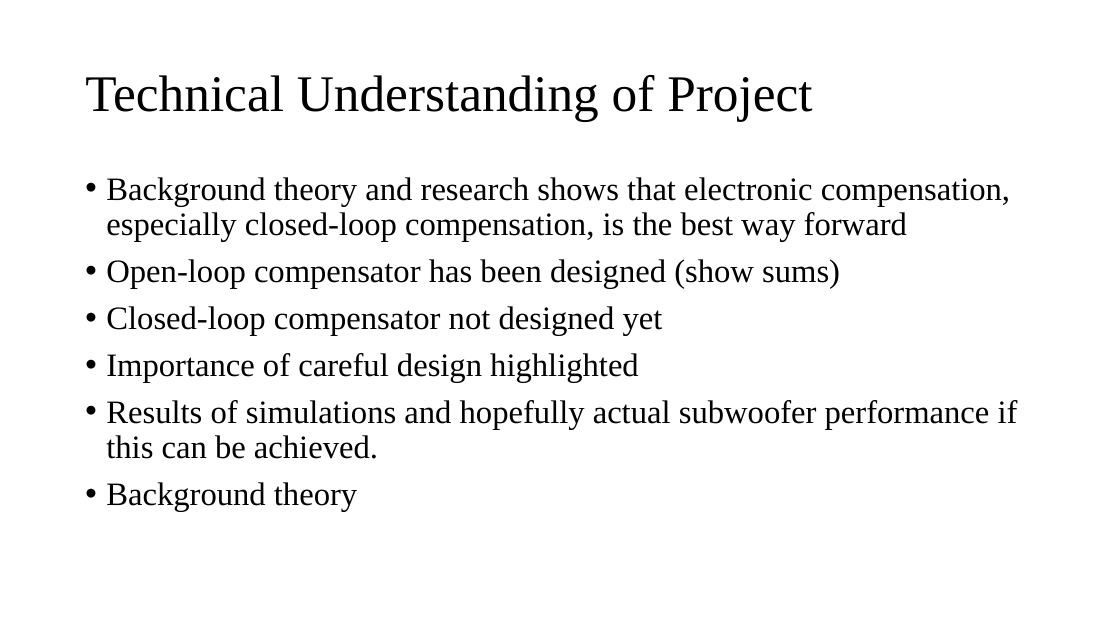
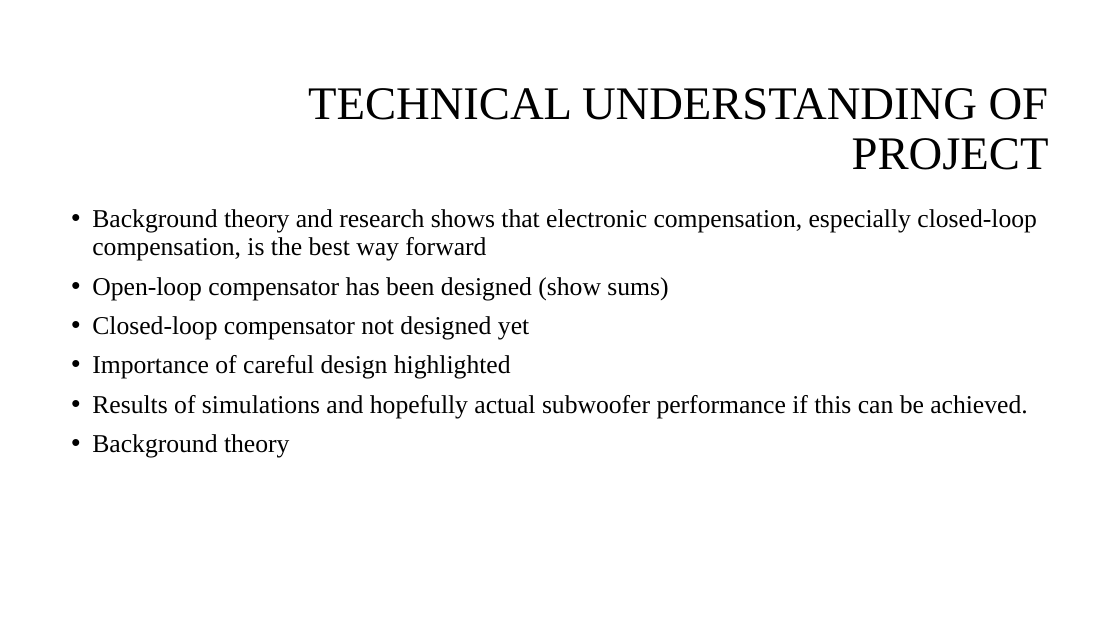
Before and after one commit to spez1998/3rd-year-project, a slide deck: slide 3 of Deliverables/2ndMarkerViva/viva_presentation.pptx. Drawn at 1120x630 pixels with LibreOffice and Linux fonts; fonts in the diff are those of the drawing; background and template pictures are left out. Boxes give left, top, right and bottom in pixels: in the first picture for what was removed or moved away, otherwise in the second. Text is boxed around its words. In the diff, an @@ line names an element or a change of style, - is before the commit and + after.

```diff
--- a/Deliverables/2ndMarkerViva/viva_presentation.pptx
+++ b/Deliverables/2ndMarkerViva/viva_presentation.pptx
@@ title at [308,88,1049,170]: text changed; size 44 to 40 pt @@
-Technical Understanding of Project
+TECHNICAL UNDERSTANDING OF PROJECT
@@ text "Background theory and research shows ...": place and size @@
-text "Background theory and research shows ..." at [106,177,1018,511]
+text "Background theory and research shows ..." at [92,209,1037,458]
@@ text "Background theory and research shows ..." at [92,209,1037,458]: size 28 to 22 pt @@
```
Also in this commit, not shown: 13 other slides changed, 2 slides added, 1 other file.
